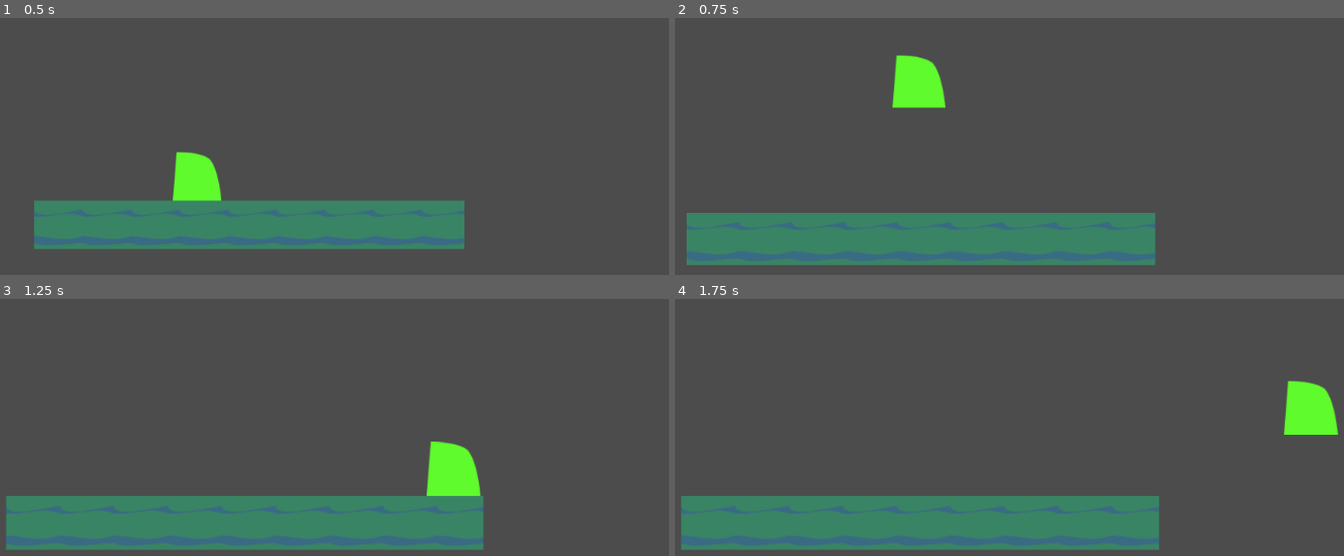
Above: before the commit, frames 1-4 (two rows, left to right).
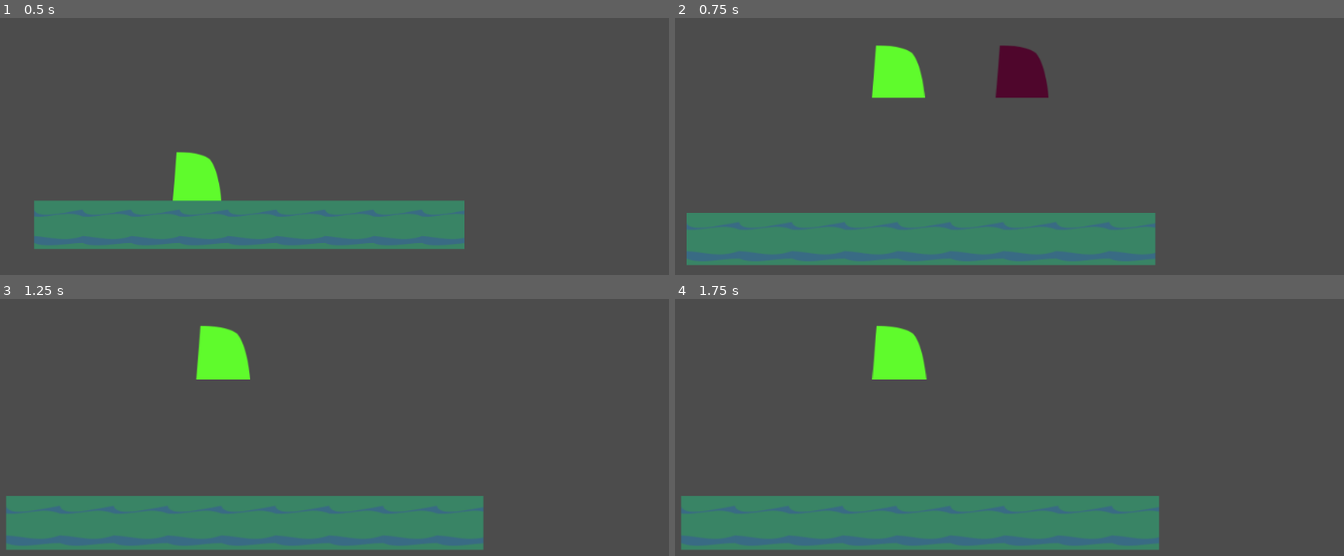
Above: after the commit, the same moments.

Repository: OsamaElHariri/oriks_lantern
Game: Godot game, scene res://gameplay/world/temp_level/TempLevel.tscn
Same seed, same stepped clock (60 frames per second), same inputs: the game is played once before the commit and once after it.
Inputs:
- Up to frame 1 (0.5 s): no input
- Up to frame 2 (0.75 s): tap Enter at 0.5 s; hold Right (ui_right) from 0.53 s (still down); hold C (jump) from 0.53 s (still down); tap X (dash) at 0.6 s
- Up to frame 3 (1.25 s): keep holding Right (ui_right); keep holding C (jump)
- Up to frame 4 (1.75 s): keep holding Right (ui_right); release C (jump) at 1.28 s; tap C (jump) at 1.35, 1.52 s; tap X (dash) at 1.55 s

Frame 1 is identical in both runs. In frame 2, 2.9% of the frame differs, in the area x 29-56%, y 10-36%; in frame 3, 2.9%, in the area x 29-72%, y 10-77%; in frame 4, 2.9%.

Commit message:
Add basic spirit player functionality

Diff:
--- a/gameplay/actor/movement/move_collection/MoveCollection.gd
+++ b/gameplay/actor/movement/move_collection/MoveCollection.gd
@@ -1,5 +1,8 @@
 extends Node2D
 
+signal player_dash_init
+signal player_dash_start
+signal player_dash_short_circuit
 
 var velocity = Vector2(0, 0)
 var target
@@ -7,6 +10,8 @@
 var is_dashing = false
 var is_charging_dash = false
 var time_multiplier = 1
+
+var lock_controls = false
 
 var right_pressed = false
 var left_pressed = false
@@ -34,22 +39,28 @@
 func update():
 	is_on_floor = target.is_on_floor()
 
-	right_pressed = Input.is_action_pressed("ui_right")
-	left_pressed = Input.is_action_pressed("ui_left")
-	up_pressed = Input.is_action_pressed("ui_up")
-	down_pressed = Input.is_action_pressed("ui_down")
+	if !lock_controls:
+		right_pressed = Input.is_action_pressed("ui_right")
+		left_pressed = Input.is_action_pressed("ui_left")
+		up_pressed = Input.is_action_pressed("ui_up")
+		down_pressed = Input.is_action_pressed("ui_down")
 
-	jump_pressed = Input.is_action_pressed("jump")
-	jump_just_pressed = Input.is_action_just_pressed("jump")
+	jump_pressed = !lock_controls and Input.is_action_pressed("jump")
+	jump_just_pressed = !lock_controls and Input.is_action_just_pressed("jump")
 
-	dash_just_pressed = Input.is_action_just_pressed("dash")
-	dash_just_released = Input.is_action_just_released("dash")
+	dash_just_pressed = !lock_controls and Input.is_action_just_pressed("dash")
+	dash_just_released = !lock_controls and Input.is_action_just_released("dash")
+
+func trigger_dash():
+	for child in get_children():
+		if child.has_method("trigger_dash"):
+			child.trigger_dash(self)
 
 func on_player_dash_init():
-	EMITTER.emit("player_dash_init")
+	emit_signal("player_dash_init")
 
 func on_player_dash_start():
-	EMITTER.emit("player_dash_start")
+	emit_signal("player_dash_start")
 
 func on_player_dash_short_circuit():
-	EMITTER.emit("player_dash_short_circuit")
+	emit_signal("player_dash_short_circuit")
--- a/gameplay/actor/player/lantern_player/LanternPlayer.gd
+++ b/gameplay/actor/player/lantern_player/LanternPlayer.gd
@@ -1,16 +1,38 @@
 extends KinematicBody2D
 
+var SPIRIT_PLAYER = load("res://gameplay/actor/player/spirit_player/SpiritPlayer.tscn")
 
-# Declare member variables here. Examples:
-# var a = 2
-# var b = "text"
+var ignore_area_enter
 
+func _ready():
+	$MoveCollection.connect("player_dash_init", self, "on_player_dash_init")
+	$MoveCollection.connect("player_dash_start", self, "on_player_dash_start")
+	$MoveCollection.connect("player_dash_short_circuit", self, "on_player_dash_short_circuit")
+	$Area2D.connect("body_entered", self, "on_body_entered")
 
-# Called when the node enters the scene tree for the first time.
-func _ready():
-	pass # Replace with function body.
+func on_player_dash_init():
+	EMITTER.emit("player_dash_init")
 
+func on_player_dash_start():
+	EMITTER.emit("player_dash_start")
 
-# Called every frame. 'delta' is the elapsed time since the previous frame.
-#func _process(delta):
-#	pass
+func on_player_dash_short_circuit():
+	$MoveCollection.time_multiplier = 0.005
+	$MoveCollection.lock_controls = true
+	var spirit_player = SPIRIT_PLAYER.instance()
+	ignore_area_enter = spirit_player
+	get_parent().add_child(spirit_player)
+	spirit_player.position = position
+
+func on_body_entered(body):
+	if ignore_area_enter and ignore_area_enter.get_instance_id() == body.get_instance_id():
+		ignore_area_enter = null
+		return
+
+	var trigger_dash_direction = position - body.position
+
+	body.queue_free()
+	$MoveCollection.time_multiplier = 1
+	$MoveCollection.lock_controls = false
+	$MoveCollection.update()
+	$MoveCollection.trigger_dash()
--- a/gameplay/actor/player/lantern_player/LanternPlayer.tscn
+++ b/gameplay/actor/player/lantern_player/LanternPlayer.tscn
@@ -6,11 +6,16 @@
 [ext_resource path="res://gameplay/actor/movement/gravity_movement/GravityMovement.tscn" type="PackedScene" id=4]
 [ext_resource path="res://gameplay/actor/movement/jump_movement/JumpMovement.tscn" type="PackedScene" id=5]
 [ext_resource path="res://gameplay/actor/movement/dash_movement/DashMovement.tscn" type="PackedScene" id=6]
+[ext_resource path="res://gameplay/actor/player/lantern_player/LanternPlayer.gd" type="Script" id=7]
 
 [sub_resource type="RectangleShape2D" id=1]
 extents = Vector2( 32, 32 )
 
+[sub_resource type="CircleShape2D" id=2]
+radius = 64.0
+
 [node name="LanternPlayer" type="KinematicBody2D"]
+script = ExtResource( 7 )
 
 [node name="CollisionShape2D" type="CollisionShape2D" parent="."]
 shape = SubResource( 1 )
@@ -27,3 +32,10 @@
 [node name="JumpMovement" parent="MoveCollection" instance=ExtResource( 5 )]
 
 [node name="DashMovement" parent="MoveCollection" instance=ExtResource( 6 )]
+
+[node name="Area2D" type="Area2D" parent="."]
+collision_layer = 0
+collision_mask = 4
+
+[node name="CollisionShape2D" type="CollisionShape2D" parent="Area2D"]
+shape = SubResource( 2 )
--- /dev/null
+++ b/gameplay/actor/player/spirit_player/SpiritPlayer.gd
@@ -0,0 +1,6 @@
+extends KinematicBody2D
+
+
+func _ready():
+	$MoveCollection.update()
+	$MoveCollection.trigger_dash()
--- a/gameplay/actor/player/spirit_player/SpiritPlayer.tscn
+++ b/gameplay/actor/player/spirit_player/SpiritPlayer.tscn
@@ -1,17 +1,35 @@
-[gd_scene load_steps=4 format=2]
+[gd_scene load_steps=9 format=2]
 
 [ext_resource path="res://gameplay/actor/player/spirit_player/spirit_actor_placeholder.png" type="Texture" id=1]
 [ext_resource path="res://gameplay/actor/movement/move_collection/MoveCollection.tscn" type="PackedScene" id=2]
+[ext_resource path="res://gameplay/actor/movement/dash_movement/DashMovement.tscn" type="PackedScene" id=3]
+[ext_resource path="res://gameplay/actor/movement/jump_movement/JumpMovement.tscn" type="PackedScene" id=4]
+[ext_resource path="res://gameplay/actor/movement/gravity_movement/GravityMovement.tscn" type="PackedScene" id=5]
+[ext_resource path="res://gameplay/actor/movement/horizontal_movement/HorizontalMovement.tscn" type="PackedScene" id=6]
+[ext_resource path="res://gameplay/actor/player/spirit_player/SpiritPlayer.gd" type="Script" id=7]
 
 [sub_resource type="RectangleShape2D" id=1]
 extents = Vector2( 32, 32 )
 
 [node name="SpiritPlayer" type="KinematicBody2D"]
+collision_layer = 6
+collision_mask = 2
+script = ExtResource( 7 )
 
 [node name="CollisionShape2D" type="CollisionShape2D" parent="."]
 shape = SubResource( 1 )
 
 [node name="spirit_actor_placeholder" type="Sprite" parent="."]
+modulate = Color( 0.823529, 0.027451, 0.988235, 1 )
 texture = ExtResource( 1 )
 
 [node name="MoveCollection" parent="." instance=ExtResource( 2 )]
+
+[node name="GravityMovement" parent="MoveCollection" instance=ExtResource( 5 )]
+
+[node name="DashMovement" parent="MoveCollection" instance=ExtResource( 3 )]
+charge_duration = -1
+
+[node name="HorizontalMovement" parent="MoveCollection" instance=ExtResource( 6 )]
+
+[node name="JumpMovement" parent="MoveCollection" instance=ExtResource( 4 )]
--- a/gameplay/platform/solid_platform/SolidPlatform.tscn
+++ b/gameplay/platform/solid_platform/SolidPlatform.tscn
@@ -8,6 +8,8 @@
 [node name="Node2D" type="Node2D"]
 
 [node name="StaticBody2D" type="StaticBody2D" parent="."]
+collision_layer = 3
+collision_mask = 3
 
 [node name="CollisionShape2D" type="CollisionShape2D" parent="StaticBody2D"]
 shape = SubResource( 1 )
Not shown: 1 places in gameplay/actor/player/lantern_player/LanternPlayer.tscn that only renumber resources
